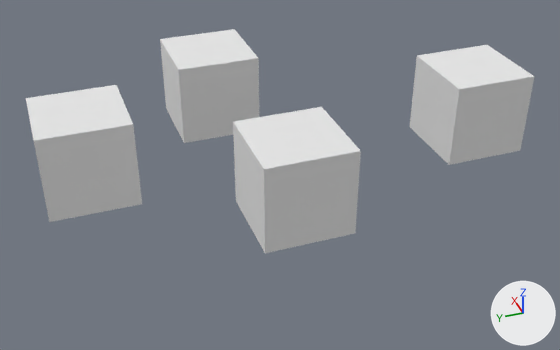
What one commit did to the Blender file meshes/musical.blend.
Rendered twice from a camera (50 mm lens) standing at (-7.39, 2.37, 4.88) and looking at (-0.13, -0.25, 0.0). Every picture has the same lights, and +X, +Y and +Z are marked at lower right.

In view in the first picture: 'BlueCube', 'GreenCube', 'RedCube', 'YellowCube'.
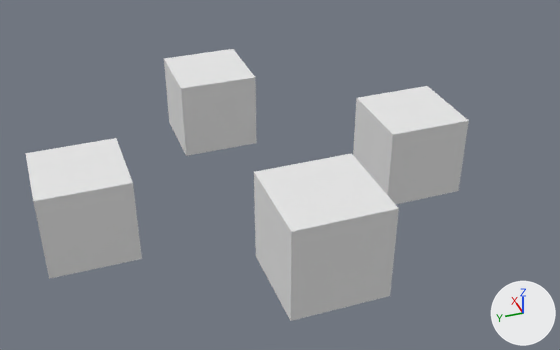
What differs and where, as boxes (x1, y1, x2, y2) in the pictures (560 x 350 px):
'GreenCube', moved: before (233, 107, 361, 253); after (254, 153, 399, 321)
'BlueCube', moved: before (410, 45, 535, 165); after (353, 86, 469, 204)
'YellowCube', moved: before (26, 85, 142, 222); after (25, 138, 142, 279)
'RedCube', moved: before (160, 29, 259, 143); after (164, 49, 257, 156)

The change, as a list of edits to the scene's bpy script:
```text
Change ob_redcube:
    ob_redcube.location: (1.467, 0.127, 0.51) -> (2.0, 0.0, 0.0)
Change ob_greencube:
    ob_greencube.location: (-0.994, -0.102, 0.514) -> (-2.0, 0.0, 0.51)
Change ob_bluecube:
    ob_bluecube.location: (-0.126, -2.724, 0.514) -> (0.0, -2.0, 0.0)
Change ob_yellowcube:
    ob_yellowcube.location: (0.293, 1.888, 0.518) -> (0.0, 2.0, 0.0)
```
